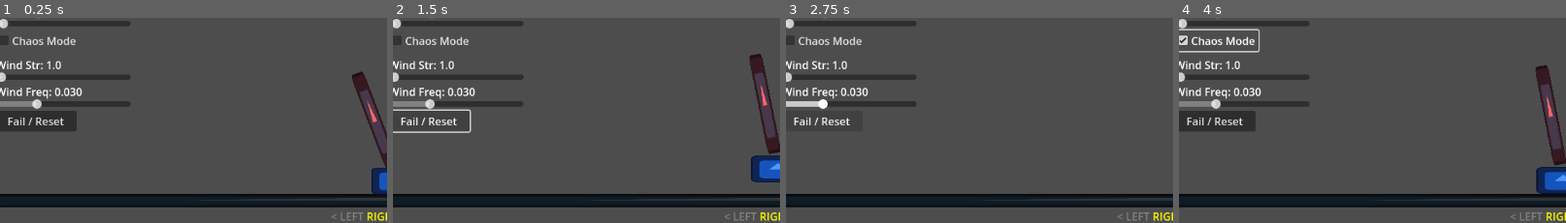
Above: before the commit, frames 1-4 (left to right).
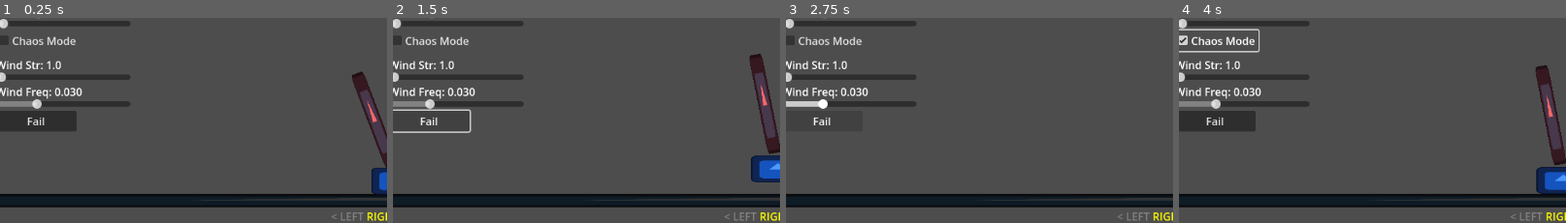
Above: after the commit, the same moments.

Repository: frkatona/Godot_NN_Testing
Game: Godot game, scene res://scenes/main.tscn
Two runs of this game, one before a commit and one after it. Both use one fixed random seed, a clock stepped at 60 frames per second and the inputs below. The engine's default icon, where the game draws it, is replaced by a stand-in: a white triangle on a blue panel in a dark square.
Inputs (mouse positions are % of the whole screen's width and height, from its top left):
- Up to frame 1 (0.25 s): no input
- Up to frame 2 (1.5 s): click (7, 74) at 0.5 s, where only the run before the commit has a clickable "Fail / Reset"; click (7, 74) at 1.25 s, where only the run after the commit has a clickable "Fail"
- Up to frame 3 (2.75 s): hold Right (ui_right) from 2.03 s (still down); tap T at 2.1 s
- Up to frame 4 (4 s): release Right (ui_right) at 2.75 s; click "Chaos Mode" at 2.75 s; tap Enter (ui_accept) at 3.5, 3.77 s; hold Left (ui_left) from 3.53 s (still down); tap T at 3.6 s
The pictures show only the part of the screen within x 2-52%, y 49-99%; the shares and areas given below are measured in that part.

The runs differ from the first frame. In frame 1, 0.3% of the frame differs, in the area x 2-17%, y 48-53%; in frame 2, 0.3%; in frame 3, 0.3%; in frame 4, 0.3%.

Commit message:
fixed arrowhead position

Diff:
--- a/export/best_ai_v2.json
+++ b/export/best_ai_v2.json
@@ -1,20 +1,7 @@
 {
-    "best_time": 3600.0,
-    "biases": [
-        [
-            -5.35822835485057,
-            5.21854959496084,
-            2.3655677988873,
-            4.89264361149136,
-            -0.48909890852777,
-            0.695112268254744
-        ],
-        [
-            3.10633501319009
-        ]
-    ],
+    "generation_number": 1000,
     "child_number": 5,
-    "generation_number": 1021,
+    "best_time": 600.0,
     "sizes": [
         4,
         6,
@@ -55,5 +42,18 @@
             5.3920272307079,
             -4.83920127498324
         ]
+    ],
+    "biases": [
+        [
+            -5.35822835485057,
+            5.21854959496084,
+            2.3655677988873,
+            4.89264361149136,
+            -0.48909890852777,
+            0.695112268254744
+        ],
+        [
+            3.10633501319009
+        ]
     ]
 }
--- a/scenes/main.tscn
+++ b/scenes/main.tscn
@@ -6,7 +6,7 @@
 [ext_resource type="Script" uid="uid://cetxc4hn3iiq" path="res://scripts/ui_manager.gd" id="1_ui"]
 [ext_resource type="Script" uid="uid://j1rpopcwj7w" path="res://scripts/ai/net_visualizer.gd" id="1_vis"]
 [ext_resource type="Texture2D" uid="uid://cbfoaiv84vtf4" path="res://icon.svg" id="2_icon"]
-[ext_resource type="AudioStream" uid="uid://flvbb6aq3dv1" path="res://assets/trudging.wav" id="7_o6xl0"]
+[ext_resource type="AudioStream" uid="uid://flvbb6aq3dv1" path="res://assets/music/trudging.wav" id="7_o6xl0"]
 
 [sub_resource type="RectangleShape2D" id="RectangleShape2D_floor"]
 size = Vector2(2000, 20)
--- a/scripts/game_manager.gd
+++ b/scripts/game_manager.gd
@@ -93,7 +93,7 @@
 	start_y += spacing
 
 	# 4. Wind Strength
-	create_slider.call("Wind Str: %.1f", 0.0, 500.0, 1.0, wind_strength, func(v):
+	create_slider.call("Wind Str: %.1f", 0.0, 1000.0, 10.0, wind_strength, func(v):
 		wind_strength = v
 	, start_y)
 	start_y += spacing
@@ -107,7 +107,7 @@
 
 	# 6. Manual Fail Button
 	var fail_btn = Button.new()
-	fail_btn.text = "Fail / Reset"
+	fail_btn.text = "Fail"
 	fail_btn.position = Vector2(20, start_y)
 	fail_btn.custom_minimum_size = Vector2(120, 30)
 	label_time.get_parent().add_child(fail_btn)
--- a/scripts/visuals/wind_visualizer.gd
+++ b/scripts/visuals/wind_visualizer.gd
@@ -46,7 +46,7 @@
 func _draw():
 	# Draw Arrow near top center to indicate wind
 	var start_pos = Vector2(0, -300)
-	var length = wind_force * 5.0
+	var length = wind_force
 	var end_pos = start_pos + Vector2(length, 0)
 	var color = Color(0.4, 0.8, 1.0, 0.8)
 
@@ -56,7 +56,8 @@
 	if abs(length) > 10:
 		var dir = Vector2(sign(length), 0)
 		var arrow_size = 15.0
-		var p1 = end_pos - dir * arrow_size + dir.rotated(PI / 2) * (arrow_size * 0.5)
-		var p2 = end_pos - dir * arrow_size + dir.rotated(-PI / 2) * (arrow_size * 0.5)
-		var points = PackedVector2Array([end_pos, p1, p2])
+		var tip_pos = end_pos + dir * arrow_size
+		var p1 = end_pos + dir.rotated(PI / 2) * (arrow_size * 0.5)
+		var p2 = end_pos + dir.rotated(-PI / 2) * (arrow_size * 0.5)
+		var points = PackedVector2Array([tip_pos, p1, p2])
 		draw_colored_polygon(points, color)
Not shown, changed: assets/music/trudging.wav.import
Not shown, added: assets/sfx/fail.mp3.import
Not shown, added: assets/sfx/left.mp3.import
Not shown, added: assets/sfx/right.mp3.import
Not shown, added: assets/sfx/success.mp3.import
Not shown, added: assets/sfx/wind.wav.import
Not shown, added: assets/music/trudging.wav
Not shown, added: assets/sfx/fail.mp3
Not shown, added: assets/sfx/left.mp3
Not shown, added: assets/sfx/right.mp3
Not shown, added: assets/sfx/success.mp3
Not shown, added: assets/sfx/wind.wav
